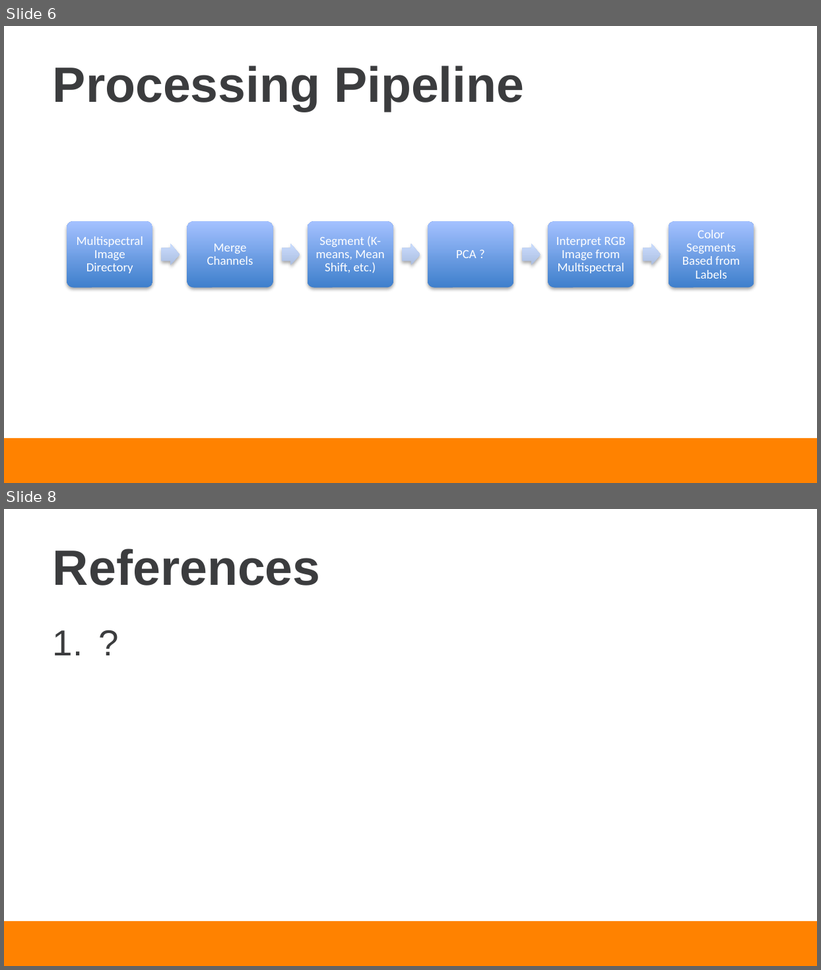
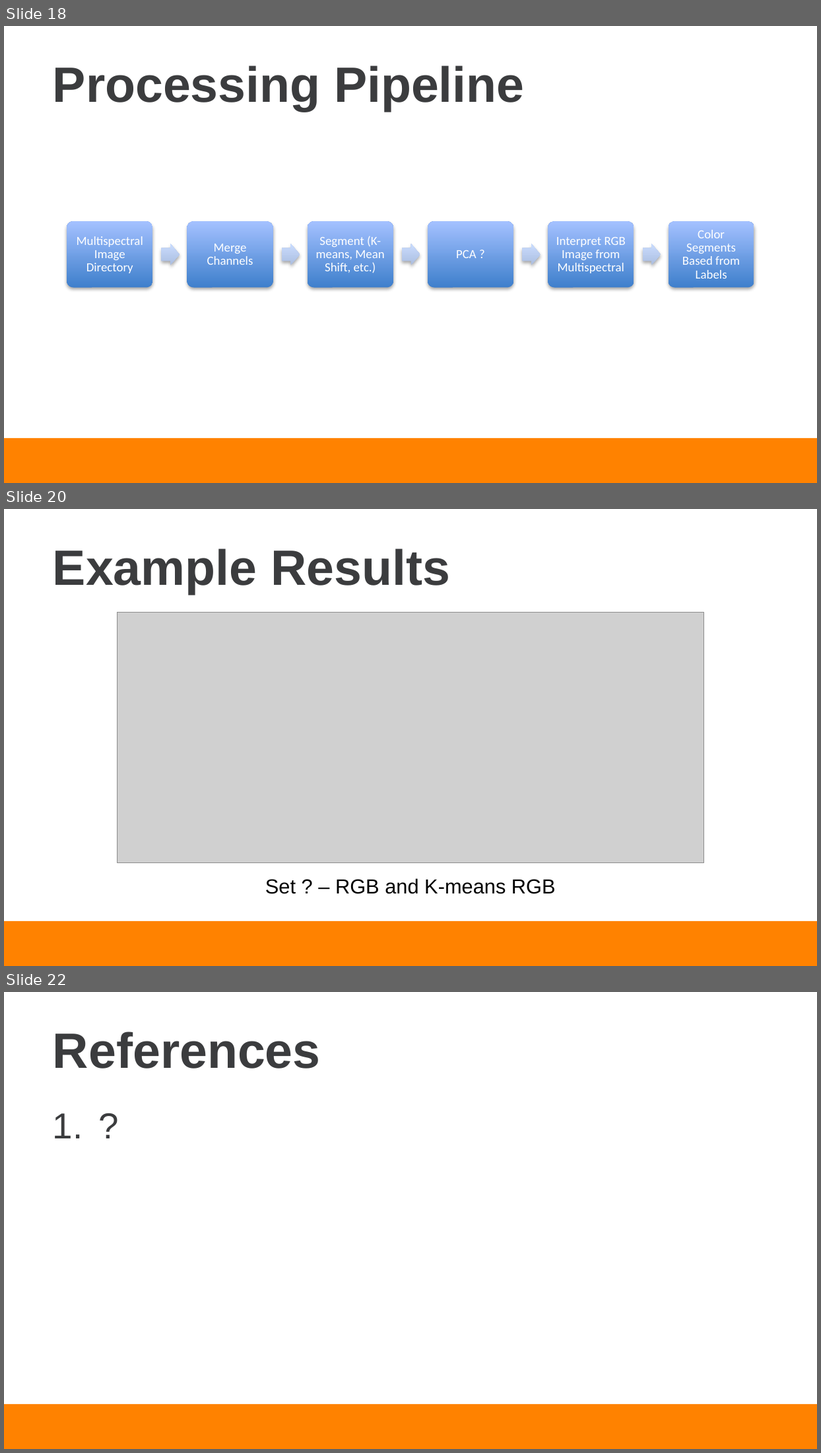
Before and after one commit to dcc3/ECE491_Final_Project, a slide deck: Documentation/Cornett_Leach_Presentation.pptx. Shown one above the other, each under a label of ours: slides 6 and 8 before the commit, slides 18, 20 and 22 after it; the slides between them are not shown. The pictures are 821x970 and 821x1453 pixels, drawn with LibreOffice and Linux fonts; fonts in the diff are those of the drawing; grey boxes stand for pictures; background and template pictures are left out. Boxes give left, top, right and bottom in pixels: in the first picture for what was removed or moved away, otherwise in the second. Text is boxed around its words. In the diff, an @@ line names an element or a change of style, - is before the commit and + after.

```diff
--- a/Documentation/Cornett_Leach_Presentation.pptx
+++ b/Documentation/Cornett_Leach_Presentation.pptx
@@ slide 20 added at bbox=[4, 509, 817, 966], background #FFFFFF; not listed: 1 template element that a slide beside it also shows @@
@@ title added at bbox=[53, 549, 450, 594], 44 pt, text #3B3C3E, bold @@
+Example Results
@@ picture added at bbox=[117, 612, 704, 863] @@
@@ text added at bbox=[265, 879, 556, 894], 18 pt, text #000000 @@
+Set ? – RGB and K-means RGB
@@ what was slide 6 is now slide 18 @@
@@ what was slide 8 is now slide 22 @@
```
Also in this commit, not shown: 2 slides changed, 16 other slides added, 2 slides removed, 22 other files.
